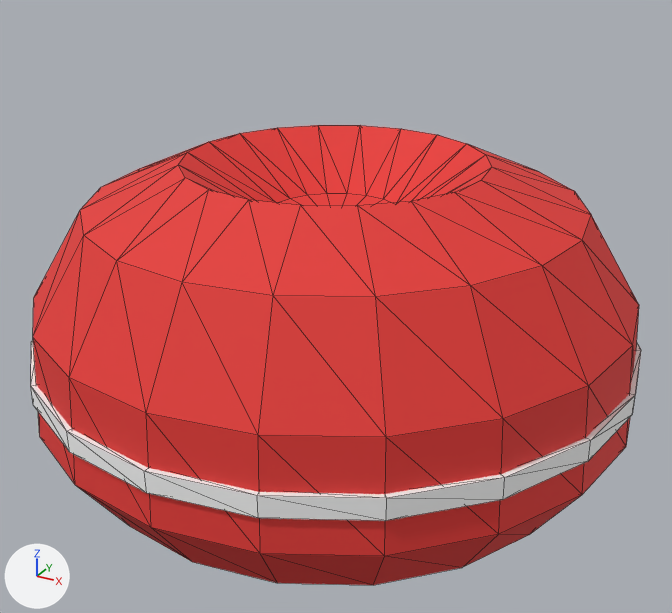
Before and after pictures for a commit that changed the glTF model public/models/bulk/sittsack.glb.
Before and after are seen from a camera (50 mm lens) standing at (0.627, -1.137, 0.781) and looking at (0.017, -0.028, 0.226). Arrows for +X, +Y and +Z are at lower left; the lights stay in place. The older version comes first. Mesh edges are drawn as thin lines. Vertices at exactly the same position are counted once.

The older version as bpy lines, for what is in view:
```python
me_sittsack = bpy.data.meshes.new('sittsack')
me_sittsack.from_pydata(...)  # 202 vertices, 360 faces; spans x -1.0..1.0, y -1.0..1.0, z -0.49..0.49
# faces by material slot: [240, 120]
me_sittsack.materials.append(mat_e53935)  # red #e53935
me_sittsack.materials.append(mat_fafafa)  # white #fafafa
ob_sittsack = bpy.data.objects.new('sittsack', me_sittsack)
ob_sittsack.location = (0.0, 0.0, 0.22)
ob_sittsack.scale = (0.452, 0.452, 0.452)
```
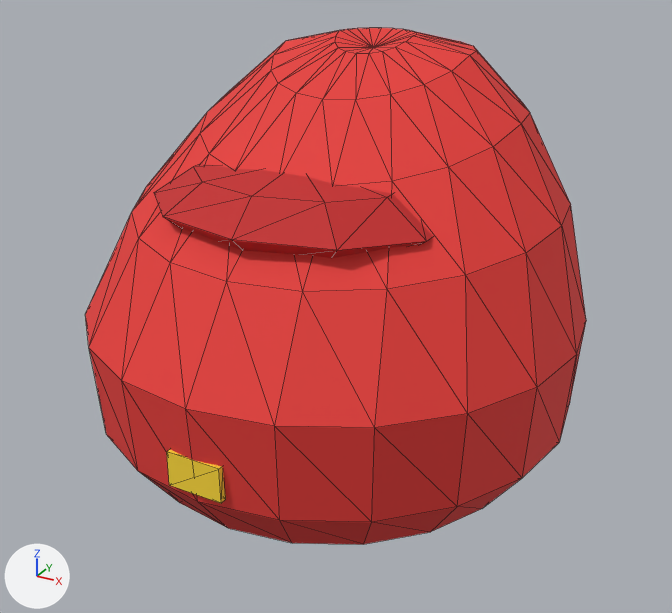
Location of each change, (x1, y1, x2, y2) in pixels of the pictures (672 x 613 px):
'sittsack', reshaped, moved, rescaled (18% narrower, 12% taller): before (31, 125, 641, 585); after (85, 28, 586, 545)
part 1 of me_sittsack, added (red): after (154, 164, 433, 258)
part 2 of me_sittsack, added (yellow): after (167, 449, 226, 503)
part 3 of me_sittsack, rebuilt (17% narrower, 12% taller): before (33, 125, 639, 585); after (85, 28, 586, 545)
part 4 of me_sittsack, deleted: before (31, 340, 641, 521)

The change, as a diff of the scene's bpy script:
```diff
--- a/public/models/bulk/sittsack.glb.py
+++ b/public/models/bulk/sittsack.glb.py
@@ mat_fdd835 @@
+mat_fdd835 = principled_material('#FDD835')
+mat_fdd835.base_color = (0.982, 0.687, 0.0356)  # yellow #fdd835
+mat_fdd835.roughness = 0.8
@@ mat_c62828 @@
+mat_c62828 = principled_material('#C62828')
+mat_c62828.base_color = (0.565, 0.0212, 0.0212)  # red #c62828
+mat_c62828.roughness = 0.8
@@ me_sittsack @@
 # used by ob_sittsack; location = (0.0, 0.0, 0.22); scale = (0.452, 0.452, 0.452)
-me_sittsack.from_pydata(...)  # 202 vertices, 360 faces; spans x -1.0..1.0, y -1.0..1.0, z -0.49..0.49
+me_sittsack.from_pydata(...)  # 182 vertices, 352 faces; spans x -1.0..1.0, y -1.0..1.0, z -0.81..0.81
+# me_sittsack part 1: a new loose piece, a UV sphere (10 segments, 4 rings, poles along z) spanning x -0.57..0.57, y -0.7..0.16, z 0.11..0.43, in mat_c62828 (red #c62828)
+# me_sittsack part 2: a new loose piece, a box spanning x -0.108..0.108, y -0.986..-0.959, z -0.554..-0.419, in mat_fdd835 (yellow #fdd835)
+# me_sittsack part 3: the loose piece of 122 vertices spanning x -1.0..1.0, y -1.0..1.0, z -0.49..0.49 is rebuilt with 142 vertices and now spans x -1.0..1.0, y -1.0..1.0, z -0.81..0.81
+# me_sittsack part 4: the loose piece of 80 vertices spanning x -1.0..1.0, y -1.0..1.0, z -0.15..-0.09 is deleted
 me_sittsack.materials.append(mat_e53935)
-me_sittsack.materials.append(mat_fafafa)  # white #fafafa
+me_sittsack.materials.append(mat_c62828)  # red #c62828
+me_sittsack.materials.append(mat_fdd835)  # yellow #fdd835
@@ ob_sittsack @@
 ob_sittsack = bpy.data.objects.new('sittsack', me_sittsack)
-ob_sittsack.location = (0.0, 0.0, 0.22)
-ob_sittsack.scale = (0.452, 0.452, 0.452)
+ob_sittsack.location = (0.0, 0.0, 0.3)
+ob_sittsack.scale = (0.37, 0.37, 0.37)
```
